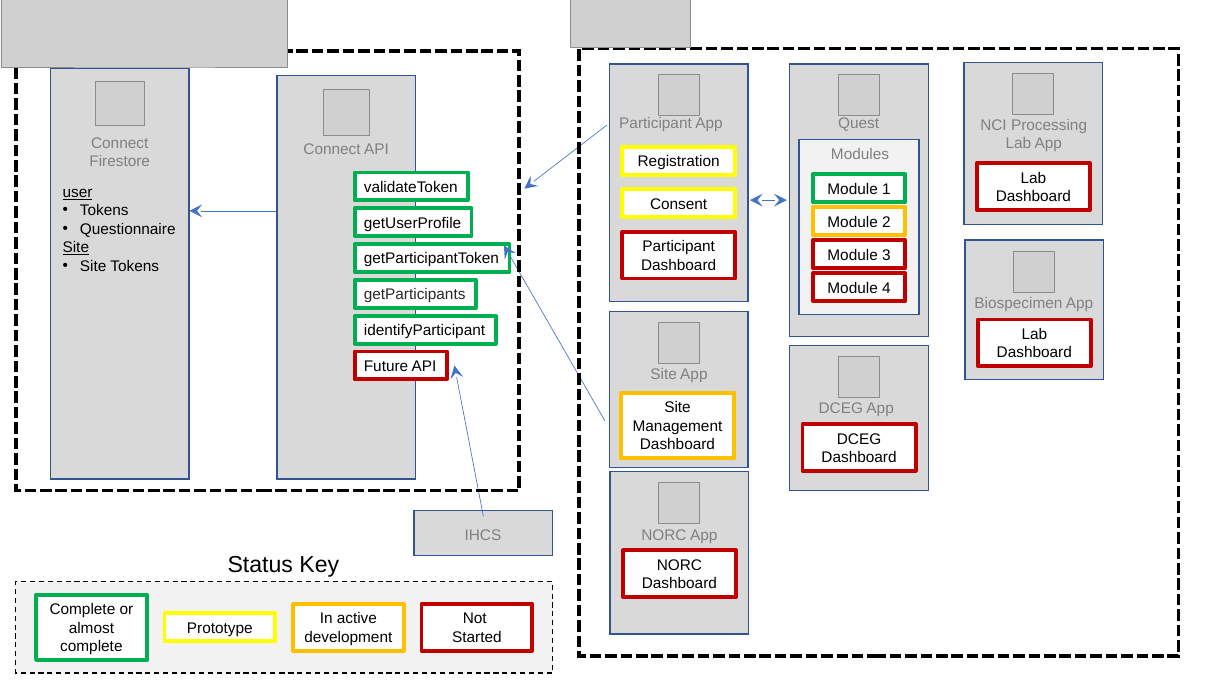
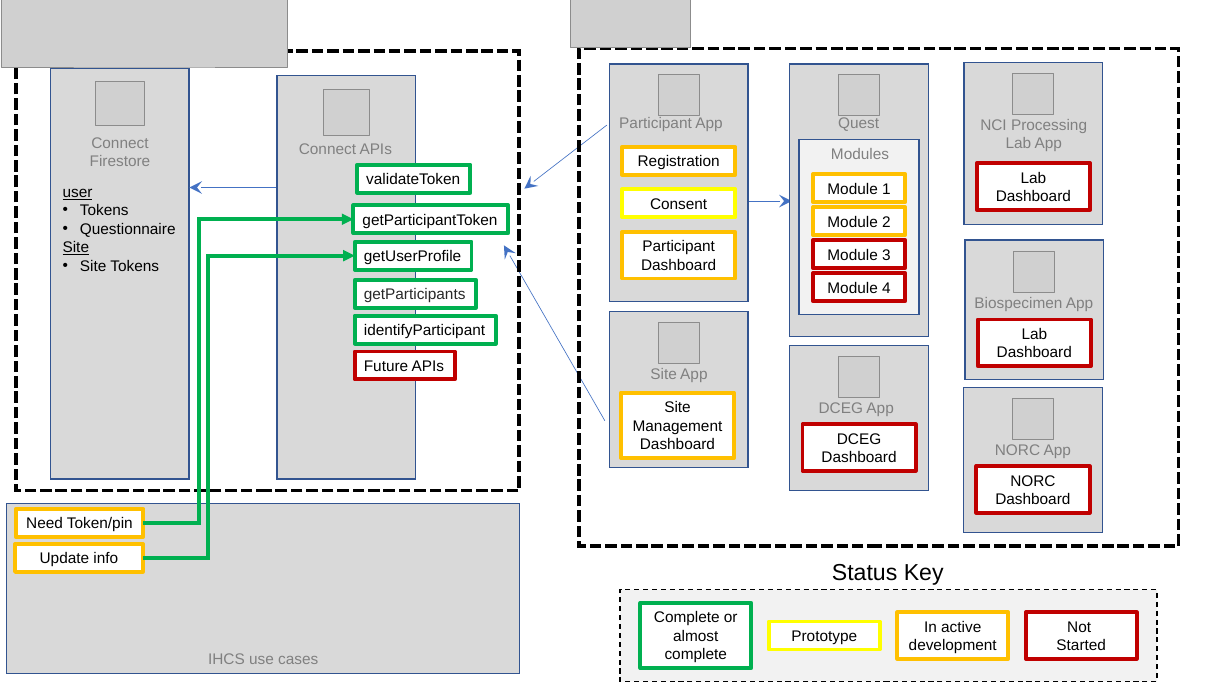
Before and after one commit to episphere/doc, a slide deck: slide 1 of ArchitectureOverviewStatus.pptx. Drawn at 1232x693 pixels with LibreOffice and Linux fonts; fonts in the diff are those of the drawing; grey boxes stand for pictures. Boxes give left, top, right and bottom in pixels: in the first picture for what was removed or moved away, otherwise in the second. Text is boxed around its words. In the diff, an @@ line names an element or a change of style, - is before the commit and + after.

Commit message:
get input on IHCS use cases

```diff
--- a/ArchitectureOverviewStatus.pptx
+++ b/ArchitectureOverviewStatus.pptx
@@ rectangle resized from (x1=579, y1=49, x2=1178, y2=656) to (x1=579, y1=49, x2=1178, y2=547) @@
@@ text at (x1=299, y1=143, x2=392, y2=154): text changed @@
-Connect API
+Connect APIs
@@ rectangle "Registration" at (x1=622, y1=147, x2=736, y2=175): outline #FFFF00 3 pt to #FFC000 3 pt @@
@@ rectangle "validateToken" moved from (x1=355, y1=173, x2=469, y2=201) to (x1=357, y1=165, x2=470, y2=192) @@
@@ rectangle "Module 1" at (x1=813, y1=174, x2=906, y2=201): outline #00B050 3 pt to #FFC000 3 pt @@
@@ arrow moved from (277, 211) - (189, 211) to (277, 188) - (189, 188) @@
@@ rectangle "getParticipantToken" moved from (x1=355, y1=244, x2=510, y2=272) to (x1=353, y1=205, x2=508, y2=233) @@
@@ double arrow moved from (787, 201) - (750, 201) to (749, 201) - (792, 201) @@
@@ double arrow (749, 201) - (792, 201): double arrow to arrow @@
@@ elbow arrow added from (143, 523) to (353, 219), #00B050 3 pt @@
@@ rectangle "Participant Dashboard" at (x1=622, y1=232, x2=736, y2=278): outline #C00000 3 pt to #FFC000 3 pt @@
@@ elbow arrow added from (143, 558) to (355, 256), #00B050 3 pt @@
@@ rectangle "getUserProfile" moved from (x1=355, y1=208, x2=471, y2=236) to (x1=355, y1=242, x2=471, y2=270) @@
@@ rectangle "Future APIs" resized from (x1=355, y1=351, x2=447, y2=379) to (x1=355, y1=351, x2=455, y2=379) @@
@@ text in rectangle at (x1=364, y1=360, x2=445, y2=371): text changed @@
-Future API
+Future APIs
@@ arrow removed from (483, 517) to (455, 365) @@
@@ rectangle resized from (x1=610, y1=472, x2=749, y2=634) to (x1=964, y1=387, x2=1103, y2=532) @@
@@ 1 picture, 1 text, 1 rectangle moved together from (x1=623, y1=482, x2=737, y2=597) to (x1=977, y1=398, x2=1091, y2=512) @@
@@ rectangle resized from (x1=414, y1=511, x2=553, y2=556) to (x1=6, y1=504, x2=519, y2=674) @@
@@ rectangle added at (x1=16, y1=509, x2=143, y2=537), fill #FFFFFF, outline #FFC000 3 pt, 12 pt, text #000000 @@
+Need Token/pin
@@ rectangle added at (x1=15, y1=544, x2=142, y2=572), fill #FFFFFF, outline #FFC000 3 pt, 12 pt, text #000000 @@
+Update info
@@ 5 rectangles, 1 text moved together from (x1=16, y1=556, x2=553, y2=673) to (x1=620, y1=564, x2=1157, y2=681) @@
@@ text at (x1=208, y1=653, x2=318, y2=664): text changed @@
-IHCS
+IHCS use cases
```
Also in this commit, not shown: 1 other file.
